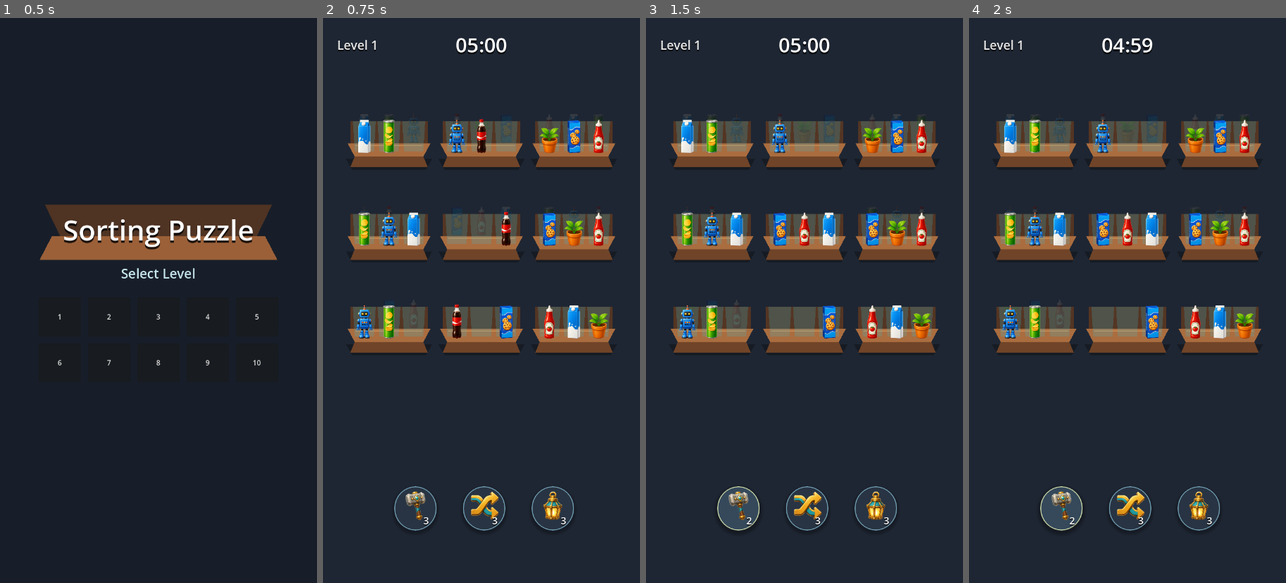
Above: before the commit, frames 1-4 (left to right).
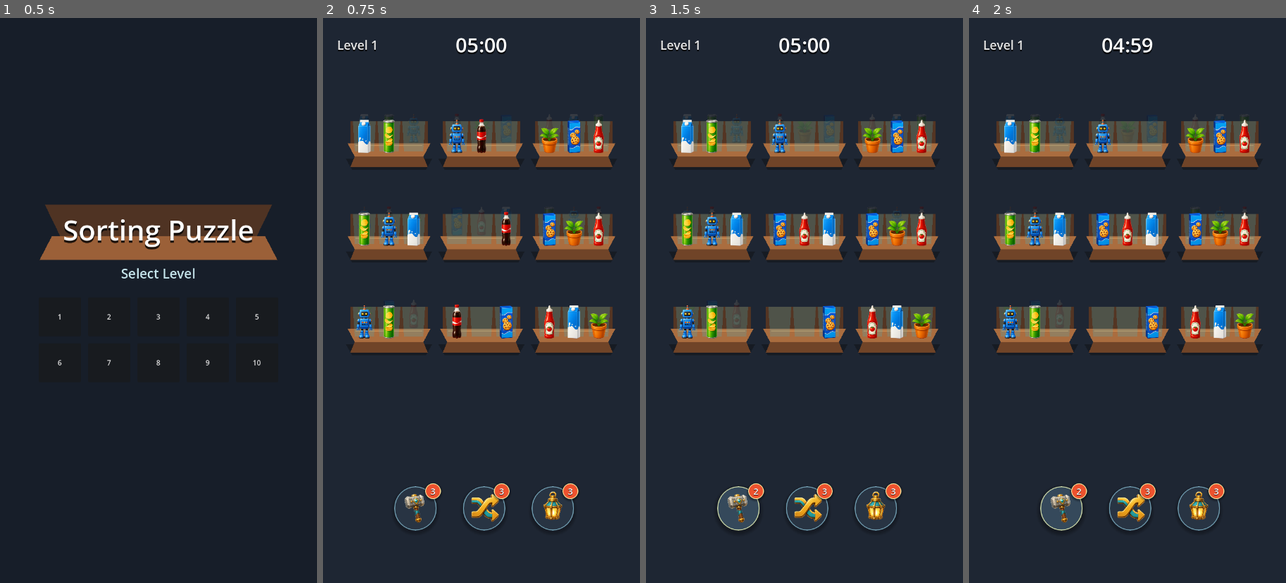
Above: after the commit, the same moments.

Repository: vladeque/sorting-puzzle
Game: Godot game, scene res://scenes/main_menu.tscn
Same seed, same stepped clock (60 frames per second), same inputs: the game is played once before the commit and once after it.
Inputs:
- Up to frame 1 (0.5 s): no input
- Up to frame 2 (0.75 s): click "1" at 0.5 s
- Up to frame 3 (1.5 s): click "3" at 1.25 s
- Up to frame 4 (2 s): no input

Frame 1 is identical in both runs. In frame 2, 0.8% of the frame differs, in the area x 25-81%, y 82-90%; in frame 3, 0.9%; in frame 4, 0.9%.

Commit message:
Move ability counts into badges

Diff:
--- a/level.tscn
+++ b/level.tscn
@@ -61,6 +61,21 @@
 corner_radius_top_right = 48
 corner_radius_bottom_right = 48
 corner_radius_bottom_left = 48
+
+[sub_resource type="StyleBoxFlat" id="StyleBoxFlat_ability_count_badge"]
+bg_color = Color(0.93, 0.32, 0.18, 1)
+border_width_left = 2
+border_width_top = 2
+border_width_right = 2
+border_width_bottom = 2
+border_color = Color(1, 0.92, 0.62, 1)
+corner_radius_top_left = 18
+corner_radius_top_right = 18
+corner_radius_bottom_right = 18
+corner_radius_bottom_left = 18
+shadow_color = Color(0, 0, 0, 0.34)
+shadow_size = 5
+shadow_offset = Vector2(0, 2)
 
 [node name="Level" type="Node2D" unique_id=949256860]
 script = ExtResource("10_level_script")
@@ -134,29 +149,31 @@
 theme_override_styles/hover = SubResource("StyleBoxFlat_ability_hover")
 theme_override_styles/disabled = SubResource("StyleBoxFlat_ability_disabled")
 
-[node name="Icon" type="TextureRect" parent="UI/AbilityBar/HBoxContainer/HammerButton"]
-layout_mode = 0
-offset_left = 13.0
-offset_top = 9.0
-offset_right = 83.0
-offset_bottom = 79.0
+[node name="Icon" type="TextureRect" parent="UI/AbilityBar/HBoxContainer/HammerButton" unique_id=1732395234]
+layout_mode = 0
+offset_left = 11.0
+offset_top = 15.0
+offset_right = 81.0
+offset_bottom = 85.0
 mouse_filter = 2
 texture = ExtResource("2_hammer_icon")
 expand_mode = 1
 stretch_mode = 5
 
-[node name="UsesLabel" type="Label" parent="UI/AbilityBar/HBoxContainer/HammerButton"]
-layout_mode = 0
-offset_left = 58.0
-offset_top = 62.0
-offset_right = 88.0
-offset_bottom = 90.0
+[node name="UsesLabel" type="Label" parent="UI/AbilityBar/HBoxContainer/HammerButton" unique_id=1543480415]
+z_index = 1
+layout_mode = 0
+offset_left = 70.0
+offset_top = -7.0
+offset_right = 106.0
+offset_bottom = 29.0
 mouse_filter = 2
 theme_override_colors/font_color = Color(1, 1, 1, 1)
 theme_override_colors/font_shadow_color = Color(0, 0, 0, 0.86)
 theme_override_constants/shadow_offset_x = 0
-theme_override_constants/shadow_offset_y = 2
-theme_override_font_sizes/font_size = 22
+theme_override_constants/shadow_offset_y = 1
+theme_override_font_sizes/font_size = 20
+theme_override_styles/normal = SubResource("StyleBoxFlat_ability_count_badge")
 text = "3"
 horizontal_alignment = 1
 vertical_alignment = 1
@@ -174,29 +191,31 @@
 theme_override_styles/hover = SubResource("StyleBoxFlat_ability_hover")
 theme_override_styles/disabled = SubResource("StyleBoxFlat_ability_disabled")
 
-[node name="Icon" type="TextureRect" parent="UI/AbilityBar/HBoxContainer/ShuffleButton"]
-layout_mode = 0
-offset_left = 13.0
-offset_top = 9.0
-offset_right = 83.0
-offset_bottom = 79.0
+[node name="Icon" type="TextureRect" parent="UI/AbilityBar/HBoxContainer/ShuffleButton" unique_id=1105853491]
+layout_mode = 0
+offset_left = 14.0
+offset_top = 14.0
+offset_right = 84.0
+offset_bottom = 84.0
 mouse_filter = 2
 texture = ExtResource("3_shuffle_icon")
 expand_mode = 1
 stretch_mode = 5
 
-[node name="UsesLabel" type="Label" parent="UI/AbilityBar/HBoxContainer/ShuffleButton"]
-layout_mode = 0
-offset_left = 58.0
-offset_top = 62.0
-offset_right = 88.0
-offset_bottom = 90.0
+[node name="UsesLabel" type="Label" parent="UI/AbilityBar/HBoxContainer/ShuffleButton" unique_id=1303288169]
+z_index = 1
+layout_mode = 0
+offset_left = 70.0
+offset_top = -7.0
+offset_right = 106.0
+offset_bottom = 29.0
 mouse_filter = 2
 theme_override_colors/font_color = Color(1, 1, 1, 1)
 theme_override_colors/font_shadow_color = Color(0, 0, 0, 0.86)
 theme_override_constants/shadow_offset_x = 0
-theme_override_constants/shadow_offset_y = 2
-theme_override_font_sizes/font_size = 22
+theme_override_constants/shadow_offset_y = 1
+theme_override_font_sizes/font_size = 20
+theme_override_styles/normal = SubResource("StyleBoxFlat_ability_count_badge")
 text = "3"
 horizontal_alignment = 1
 vertical_alignment = 1
@@ -214,7 +233,7 @@
 theme_override_styles/hover = SubResource("StyleBoxFlat_ability_hover")
 theme_override_styles/disabled = SubResource("StyleBoxFlat_ability_disabled")
 
-[node name="Icon" type="TextureRect" parent="UI/AbilityBar/HBoxContainer/HighlightButton"]
+[node name="Icon" type="TextureRect" parent="UI/AbilityBar/HBoxContainer/HighlightButton" unique_id=1263034158]
 layout_mode = 0
 offset_left = 13.0
 offset_top = 9.0
@@ -225,18 +244,20 @@
 expand_mode = 1
 stretch_mode = 5
 
-[node name="UsesLabel" type="Label" parent="UI/AbilityBar/HBoxContainer/HighlightButton"]
-layout_mode = 0
-offset_left = 58.0
-offset_top = 62.0
-offset_right = 88.0
-offset_bottom = 90.0
+[node name="UsesLabel" type="Label" parent="UI/AbilityBar/HBoxContainer/HighlightButton" unique_id=1882750827]
+z_index = 1
+layout_mode = 0
+offset_left = 70.0
+offset_top = -7.0
+offset_right = 106.0
+offset_bottom = 29.0
 mouse_filter = 2
 theme_override_colors/font_color = Color(1, 1, 1, 1)
 theme_override_colors/font_shadow_color = Color(0, 0, 0, 0.86)
 theme_override_constants/shadow_offset_x = 0
-theme_override_constants/shadow_offset_y = 2
-theme_override_font_sizes/font_size = 22
+theme_override_constants/shadow_offset_y = 1
+theme_override_font_sizes/font_size = 20
+theme_override_styles/normal = SubResource("StyleBoxFlat_ability_count_badge")
 text = "3"
 horizontal_alignment = 1
 vertical_alignment = 1
Not shown, added: assets/abilities/ability_hammer.png.import
Not shown, added: assets/abilities/ability_lantern.png.import
Not shown, added: assets/abilities/ability_shuffle.png.import
Not shown: 1 places in level.tscn that only renumber resources
